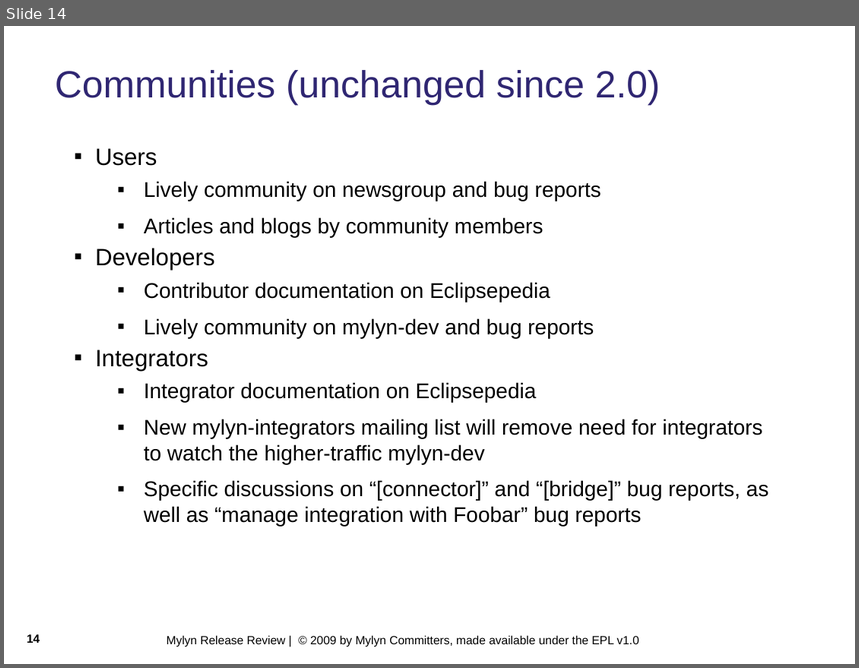
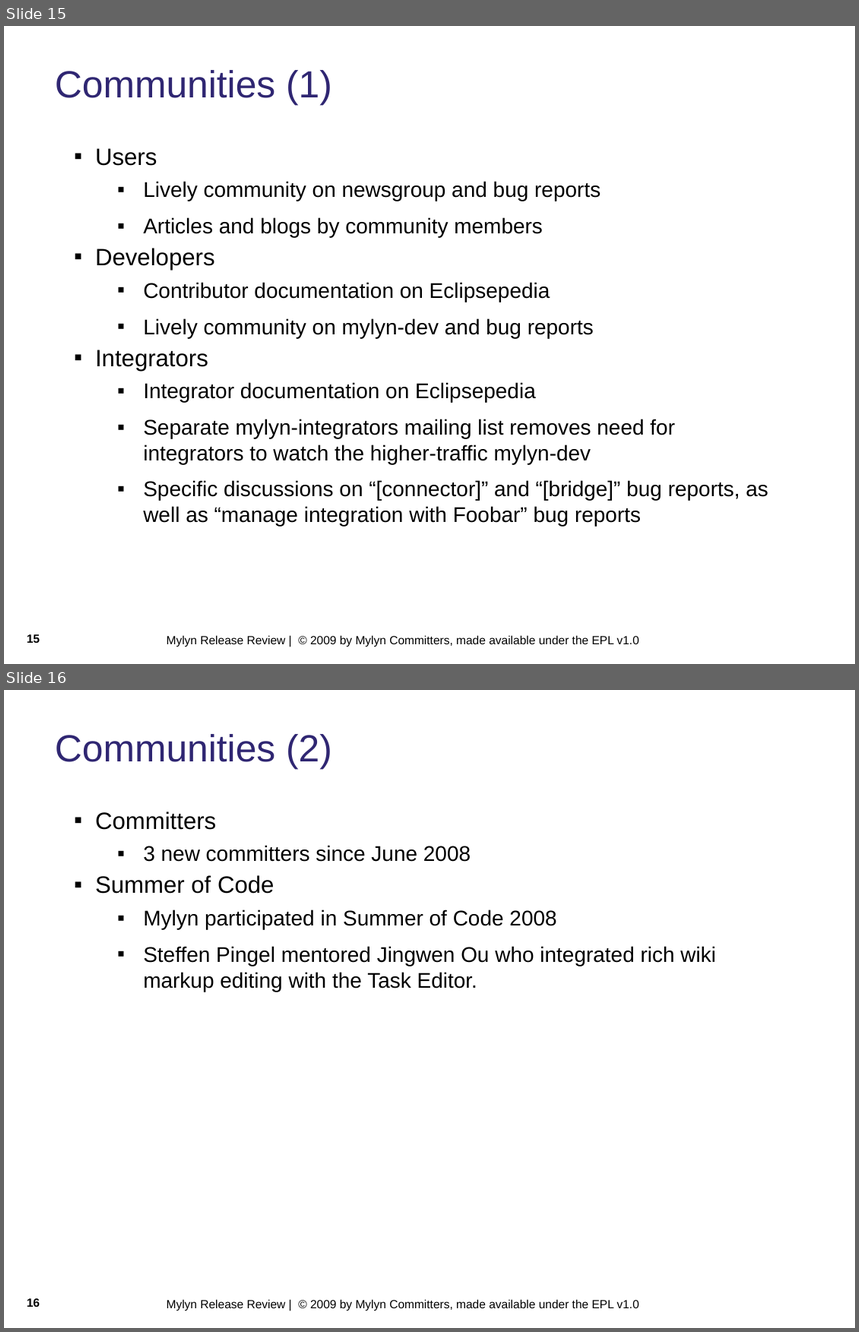
Before and after one commit to eclipse-mylyn/mylyn-website, a slide deck: publications/2009-03-mylyn-3.1-release-review.ppt. Shown one above the other, each under a label of ours: slide 14 before the commit, slides 15 and 16 after it. The pictures are 859x668 and 859x1332 pixels, drawn with LibreOffice and Linux fonts; fonts in the diff are those of the drawing; background and template pictures are left out. Boxes give left, top, right and bottom in pixels: in the first picture for what was removed or moved away, otherwise in the second. Text is boxed around its words. In the diff, an @@ line names an element or a change of style, - is before the commit and + after.

Commit message:
NEW - bug 263860: prepare Mylyn 3.1 release review https://bugs.eclipse.org/bugs/show_bug.cgi?id=263860

```diff
--- a/publications/2009-03-mylyn-3.1-release-review.ppt
+++ b/publications/2009-03-mylyn-3.1-release-review.ppt
@@ slide 16 added at [4, 690, 855, 1328], background #FFFFFF; not listed: 1 template element that a slide beside it also shows @@
@@ text added at [55, 734, 332, 769], 32 pt, text #2F2672 @@
+Communities (2)
@@ text added at [95, 812, 716, 992], 18 pt, text #000000 @@
+▪ Committers
+  ▪ 3 new committers since June 2008
+▪ Summer of Code
+  ▪ Mylyn participated in Summer of Code 2008
+  ▪ Steffen Pingel mentored Jingwen Ou who integrated rich wiki markup editing with the Task Editor.
@@ page number added at [27, 1299, 40, 1307], 10 pt, text #000000, bold @@
+16
@@ what was slide 14 is now slide 15 @@
@@ slide 15 changed as well @@
@@ text at [55, 70, 332, 105]: text changed @@
-Communities (unchanged since 2.0)
+Communities (1)
@@ text at [95, 148, 769, 526]: indent changed @@
@@ text at [143, 419, 675, 465]: text changed @@
-  ▪ New mylyn-integrators mailing list will remove need for integrators to watch the higher-traffic mylyn-dev
+  ▪ Separate mylyn-integrators mailing list removes need for integrators to watch the higher-traffic mylyn-dev
@@ page number at [27, 635, 40, 643]: text changed @@
-14
+15
```
Also in this commit, not shown: 13 other slides changed, 2 other slides added, 1 slide removed.
